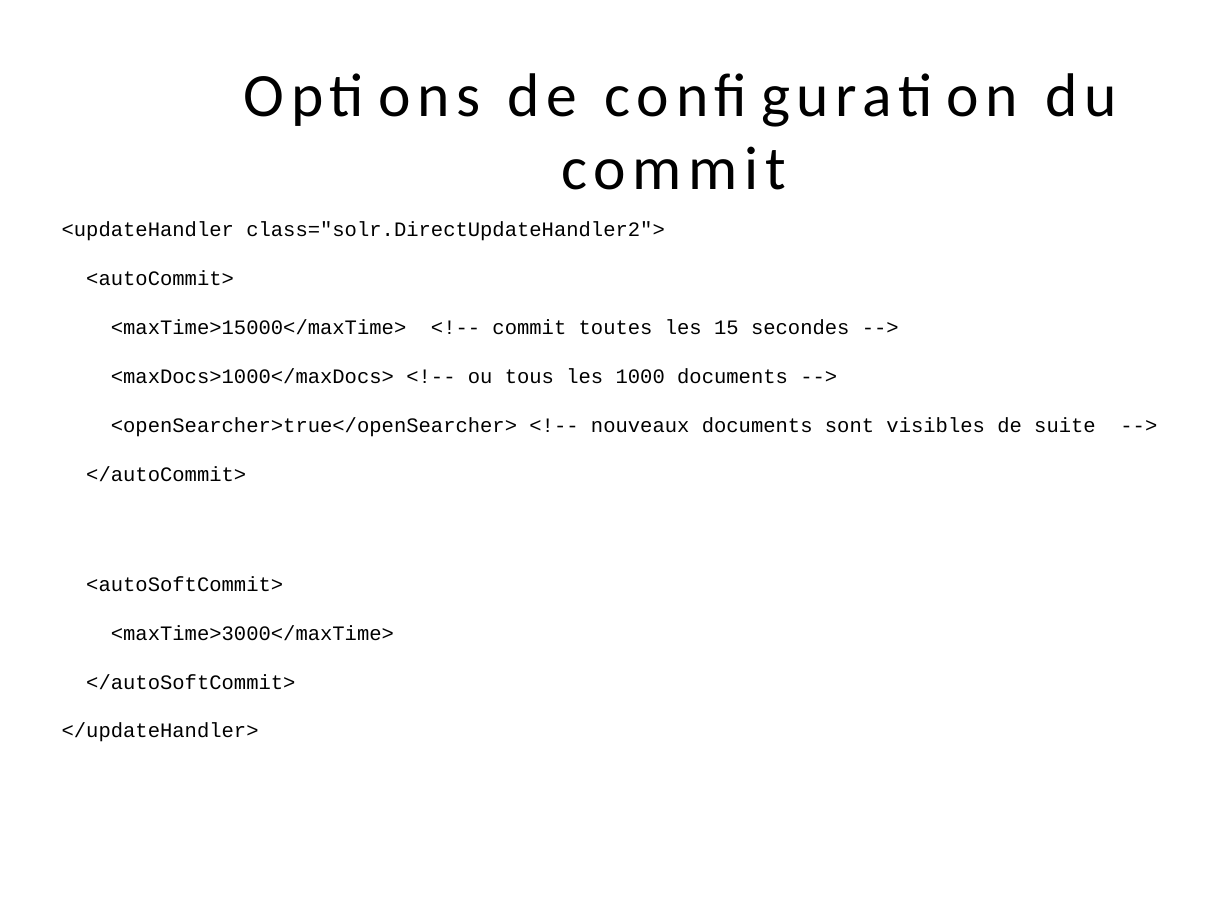
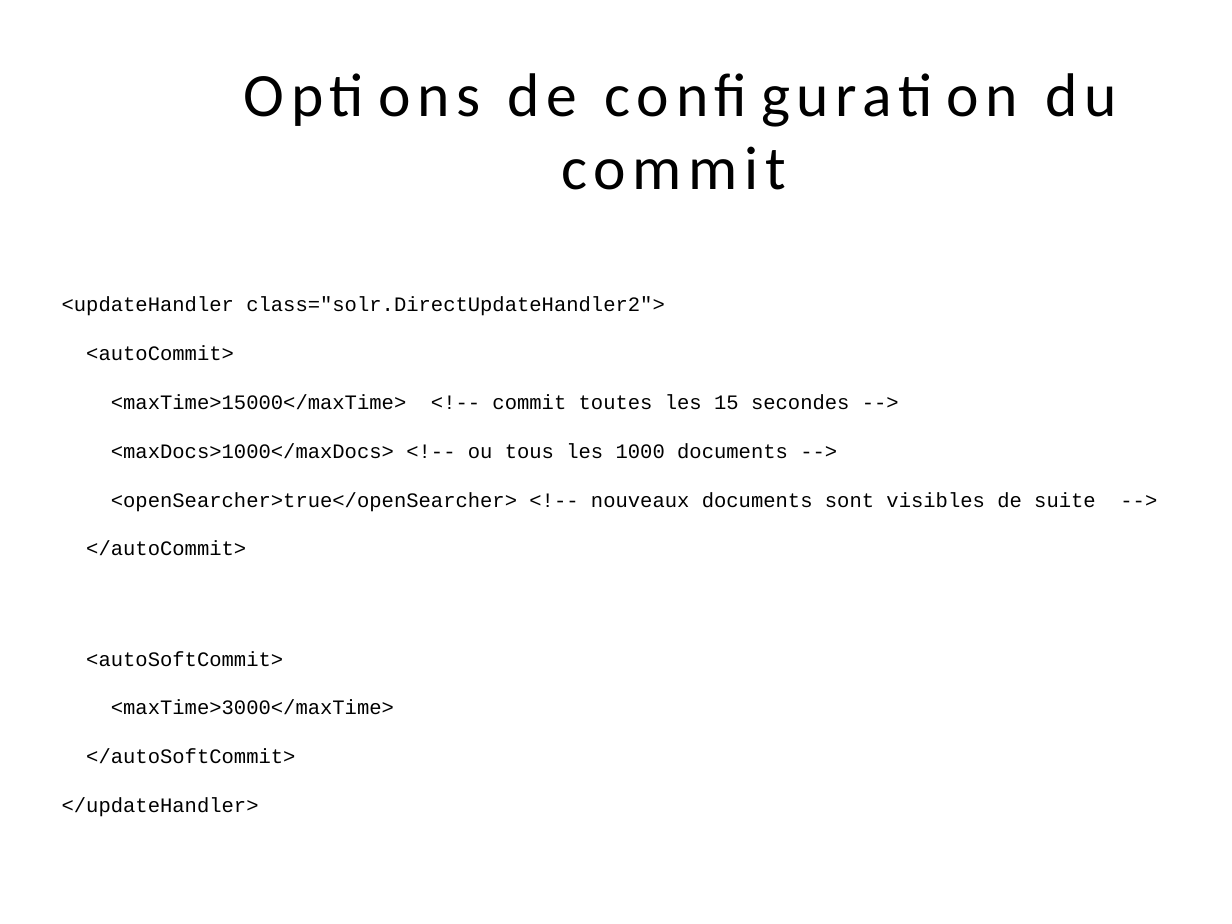
Before and after one commit to dthibau/solr, a slide deck: slide 76 of SolR.odp. Drawn at 1232x924 pixels with LibreOffice and Linux fonts; fonts in the diff are those of the drawing. Boxes give left, top, right and bottom in pixels: in the first picture for what was removed or moved away, otherwise in the second. Text is boxed around its words. In the diff, an @@ line names an element or a change of style, - is before the commit and + after.

```diff
--- a/SolR.odp
+++ b/SolR.odp
@@ text "<updateHandler class="solr.DirectUpdateHandler2">": place and size @@
-text "<updateHandler class="solr.DirectUpdateHandler2">" at <box>62,222,1096,742</box>
+text "<updateHandler class="solr.DirectUpdateHandler2">" at <box>62,296,1096,817</box>
```
Also in this commit, not shown: 19 other slides changed, 4 other files.
